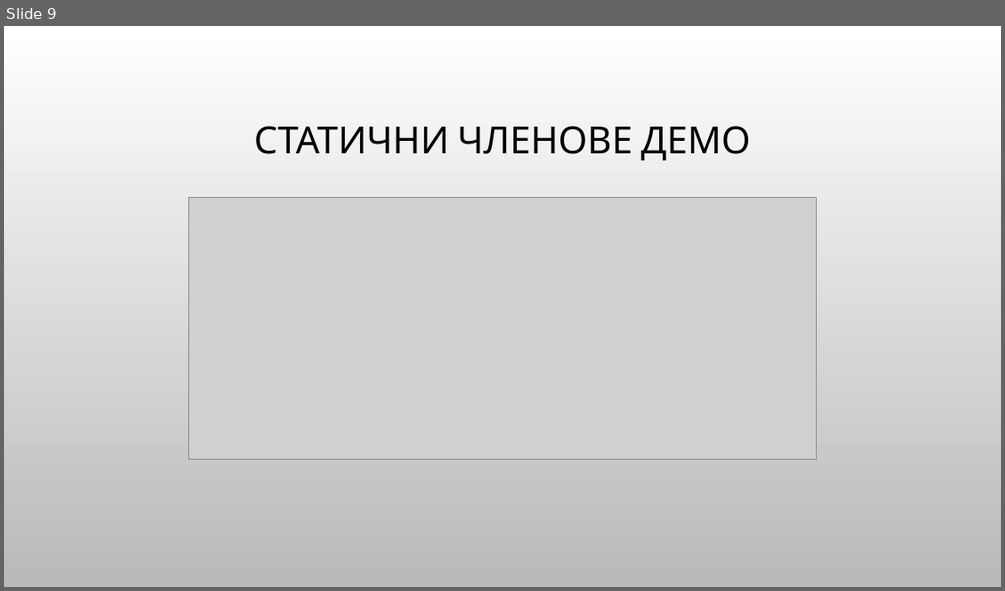
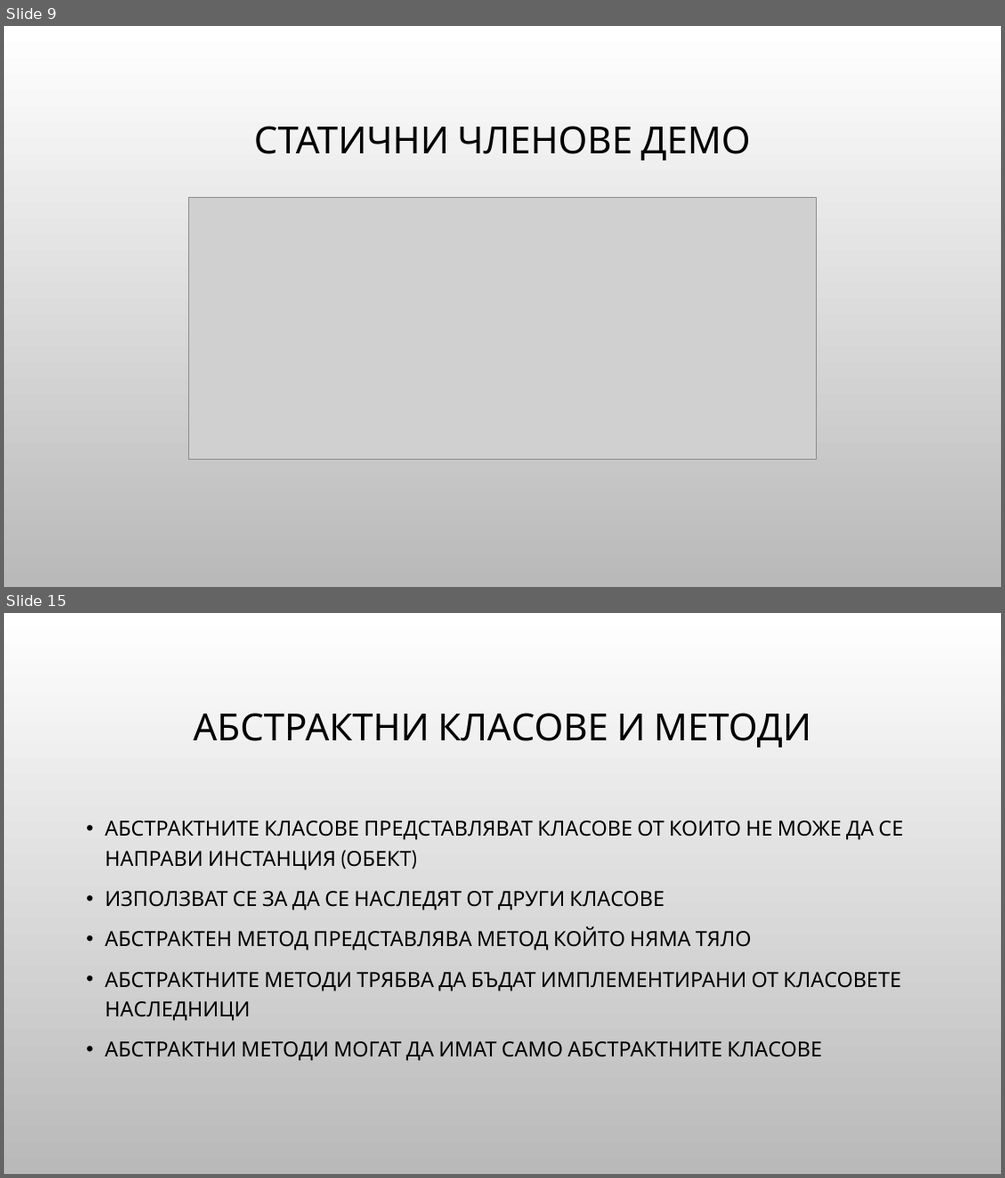
Before and after one commit to Bilyukov/php-mysql-course, a slide deck: 13.oop-in-php.pptx. Shown one above the other, each under a label of ours: slide 9 before the commit, slides 9 and 15 after it; the slides between them are not shown. The pictures are 1005x591 and 1005x1178 pixels, drawn with LibreOffice and Linux fonts; fonts in the diff are those of the drawing; grey boxes stand for pictures; background and template pictures are left out. Boxes give left, top, right and bottom in pixels: in the first picture for what was removed or moved away, otherwise in the second. Text is boxed around its words. In the diff, an @@ line names an element or a change of style, - is before the commit and + after.

```diff
--- a/13.oop-in-php.pptx
+++ b/13.oop-in-php.pptx
@@ slide 15 added at (x1=4, y1=613, x2=1001, y2=1174), background picture (left out) @@
@@ title added at (x1=194, y1=713, x2=811, y2=747), 36 pt, text #000000 @@
+АБСТРАКТНИ КЛАСОВЕ И МЕТОДИ
@@ text added at (x1=105, y1=820, x2=903, y2=1061), 20 pt, text #000000 @@
+• АБСТРАКТНИТЕ КЛАСОВЕ ПРЕДСТАВЛЯВАТ КЛАСОВЕ ОТ КОИТО НЕ МОЖЕ ДА СЕ НАПРАВИ ИНСТАНЦИЯ (ОБЕКТ)
+• ИЗПОЛЗВАТ СЕ ЗА ДА СЕ НАСЛЕДЯТ ОТ ДРУГИ КЛАСОВЕ
+• АБСТРАКТЕН МЕТОД ПРЕДСТАВЛЯВА МЕТОД КОЙТО НЯМА ТЯЛО
+• АБСТРАКТНИТЕ МЕТОДИ ТРЯБВА ДА БЪДАТ ИМПЛЕМЕНТИРАНИ ОТ КЛАСОВЕТЕ НАСЛЕДНИЦИ
+• АБСТРАКТНИ МЕТОДИ МОГАТ ДА ИМАТ САМО АБСТРАКТНИТЕ КЛАСОВЕ
```
Also in this commit, not shown: 10 other slides added, 1 slide removed, 11 other files.
